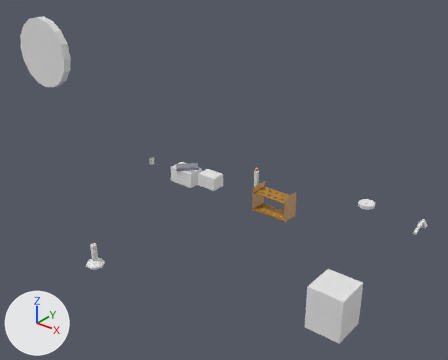
The glTF model microlab/public/models/labObjectsSet2.glb, before and after one commit.
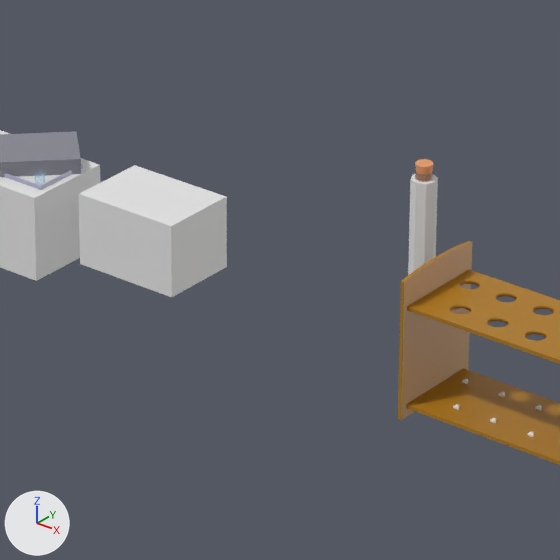
There are two pictures of each version: one whole from a 50 mm camera at (1.897, -0.4, 2.813) aimed at (-0.184, 2.202, 1.2), one close up on the part from 41% to 62% of the width and 39% to 65% of the height. Lighting does not change. The marker at lower left points along +X, +Y and +Z. Where no turn or scale is listed for an object, it has been applied to the vertices.

The scene before the commit, as lines of its bpy script (objects in view):
```python
me_cube_023 = bpy.data.meshes.new('Cube.023')
me_cube_023.from_pydata(...)  # a box spanning x -0.119..0.119, y -0.053..0.052, z 0.012..0.016
me_cube_023.materials.append(mat_wood)  # brown #af7b1b
me_cylinder_007 = bpy.data.meshes.new('Cylinder.007')
me_cylinder_007.from_pydata(...)  # 192 vertices, 380 faces; spans x -0.0103..0.0096, y -0.0326..-0.0127, z -0.0039..0.0159
me_cylinder_007.materials.append(mat_capmaterial)  # orange #e79c68
me_cylinder_008 = bpy.data.meshes.new('Cylinder.008')
me_cylinder_008.from_pydata(...)  # an 8-sided cylinder along z spanning x -0.015..0.015, y -0.015..0.015, z -0.005..0.211
me_cylinder_009 = bpy.data.meshes.new('Cylinder.009')
me_cylinder_009.from_pydata(...)  # 384 vertices, 764 faces; spans x -0.01..0.01, y -0.01..0.01, z 0.001..0.204
me_cylinder_009.materials.append(mat_glass)  # grey #868686
ob_cap = bpy.data.objects.new('cap', me_cylinder_007)
ob_cap.location = (-0.199, 2.577, 1.129)
ob_cube_007 = bpy.data.objects.new('Cube.007', me_cube_023)
ob_cube_007.location = (0.0, 2.47, 0.919)
ob_hitsurface_006 = bpy.data.objects.new('hitSurface.006', me_cylinder_008)
ob_hitsurface_006.location = (-0.199, 2.555, 0.916)
ob_surface_010 = bpy.data.objects.new('surface.010', me_cylinder_009)
ob_surface_010.location = (-0.199, 2.555, 0.932)
# also in view: 'surface.013' at (-0.119, 2.47, 1.004); 'hitSurface.001' at (-0.798, 2.542, 0.927); 'hitSurface' at (-0.572, 2.541, 0.956); 'Cube.006' at (0.0, 2.47, 1.051); 'lid.001' at (-0.786, 2.542, 0.989)
```
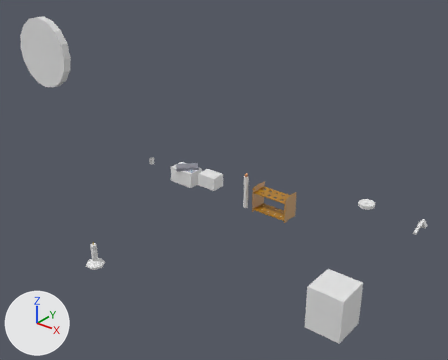
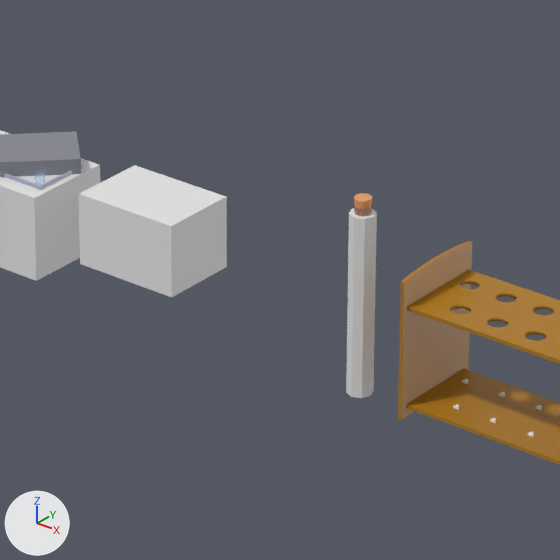
Changed parts and their boxes [x1, y1, x2, y2] in the close-ups (560 x 560 px):
'hitSurface.006', moved
    before: [408, 174, 438, 275]
    after: [346, 208, 377, 398]
'cap', moved
    before: [415, 159, 434, 175]
    after: [354, 193, 372, 209]
'surface.010', moved
    before: [415, 170, 434, 182]
    after: [353, 205, 373, 217]

Patch to the scene script:
```diff
--- a/microlab/public/models/labObjectsSet2.glb.py
+++ b/microlab/public/models/labObjectsSet2.glb.py
@@ ob_cap @@
 ob_cap = bpy.data.objects.new('cap', me_cylinder_007)
-ob_cap.location = (-0.199, 2.577, 1.129)
+ob_cap.location = (-0.199, 2.467, 1.129)
@@ ob_hitsurface_006 @@
 ob_hitsurface_006 = bpy.data.objects.new('hitSurface.006', me_cylinder_008)
-ob_hitsurface_006.location = (-0.199, 2.555, 0.916)
+ob_hitsurface_006.location = (-0.199, 2.444, 0.916)
@@ ob_surface_010 @@
 ob_surface_010 = bpy.data.objects.new('surface.010', me_cylinder_009)
-ob_surface_010.location = (-0.199, 2.555, 0.932)
+ob_surface_010.location = (-0.199, 2.444, 0.932)
```
